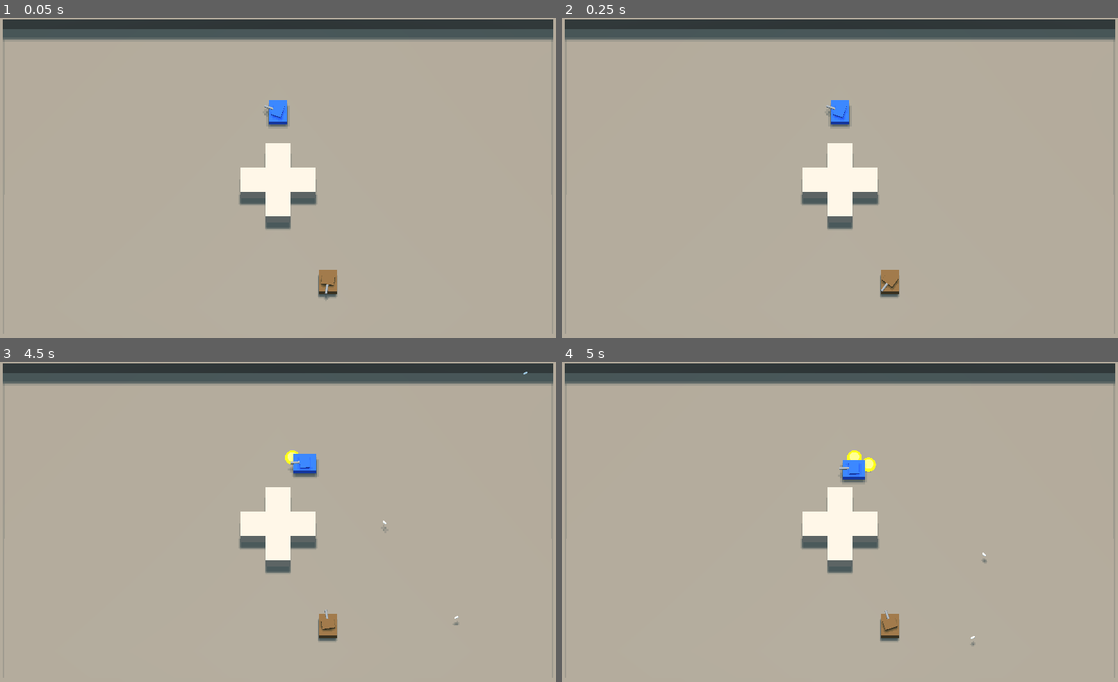
Above: before the commit, frames 1-4 (two rows, left to right).
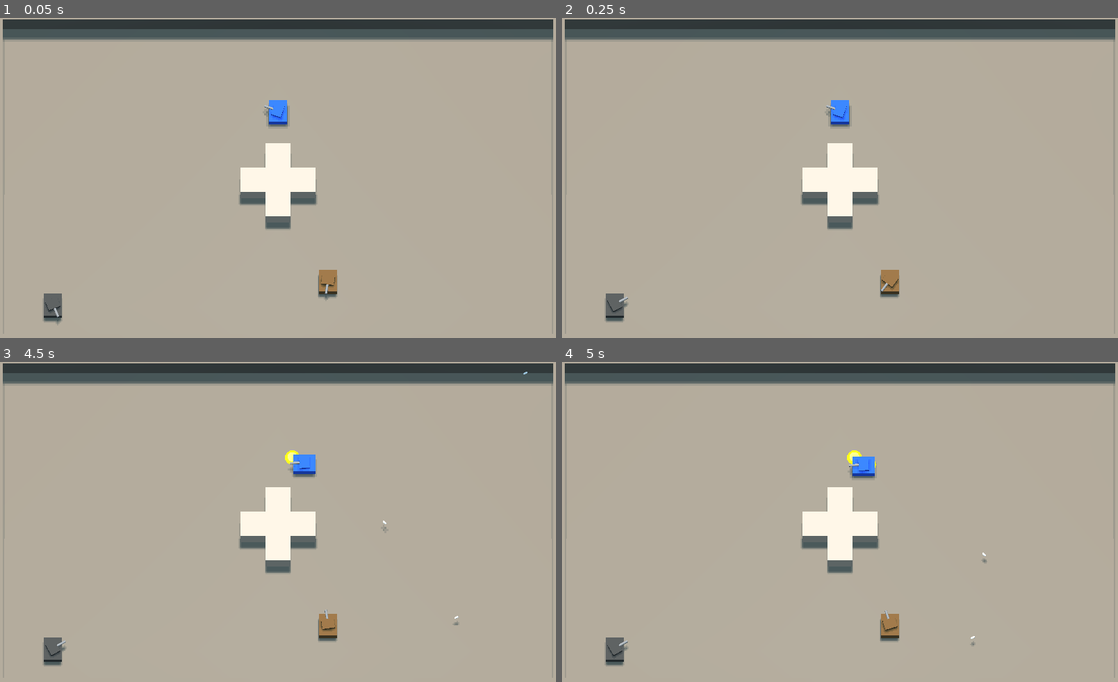
Above: after the commit, the same moments.

Repository: jdrempel/tanks
Game: Godot game, scene res://Main.tscn
Two runs of this game, one before a commit and one after it. Both use one fixed random seed, a clock stepped at 60 frames per second and the inputs below.
Inputs (mouse positions are in pixels of both pictures, inside the frame that each line leads up to):
- Up to frame 1 (0.05 s): no input
- Up to frame 2 (0.25 s): no input
- Up to frame 3 (4.5 s): tap Enter at 0.5 s; move the mouse to (400, 509) at 0.52 s; hold D (move_right) 0.53-1.28 s; click (400, 509) at 0.6 s; move the mouse to (166, 541) at 1.27 s; hold S (move_down) 1.28-2.03 s; right-click (166, 541) at 1.35 s; move the mouse to (333, 451) at 2.02 s; hold D (move_right) 2.03-2.78 s; click (333, 451) at 2.1 s; move the mouse to (250, 589) at 2.77 s; hold W (move_up) 2.78-3.53 s; right-click (250, 589) at 2.85 s; move the mouse to (444, 573) at 3.52 s; hold A (move_left) from 3.53 s (still down); click (444, 573) at 3.6 s; move the mouse to (111, 477) at 4.27 s; right-click (111, 477) at 4.35 s
- Up to frame 4 (5 s): keep holding A (move_left)

The runs differ from the first frame. In frame 1, 0.3% of the frame differs, in the area x 7-12%, y 86-96%; in frame 2, 0.3%; in frame 3, 0.4%; in frame 4, 0.7%, in the area x 7-61%, y 29-95%.

Commit message:
Add better search movements

Diff:
--- a/Main.tscn
+++ b/Main.tscn
@@ -6,6 +6,7 @@
 [ext_resource path="res://Main.gd" type="Script" id=4]
 [ext_resource path="res://world/Floor.tscn" type="PackedScene" id=5]
 [ext_resource path="res://world/TopWall.tscn" type="PackedScene" id=6]
+[ext_resource path="res://characters/enemies/EnemyGrey.tscn" type="PackedScene" id=7]
 [ext_resource path="res://characters/enemies/EnemyBrown.tscn" type="PackedScene" id=8]
 
 [sub_resource type="NavigationMesh" id=1]
@@ -70,6 +71,9 @@
 [node name="EnemyBrown" parent="Navigation" instance=ExtResource( 8 )]
 transform = Transform( 1, 0, 1.74846e-07, 0, 1, 0, -1.74846e-07, 0, 1, 2, 0.700021, 4 )
 
+[node name="EnemyGrey" parent="Navigation" instance=ExtResource( 7 )]
+transform = Transform( 1, 0, 1.74846e-07, 0, 1, 0, -1.74846e-07, 0, 1, -9, 0.700003, 5 )
+
 [node name="CameraRoot" type="Spatial" parent="."]
 transform = Transform( 1, 0, 0, 0, 1, 0, 0, 0, 1, 0, 0, 5 )
 
--- a/characters/enemies/Enemy.gd
+++ b/characters/enemies/Enemy.gd
@@ -32,6 +32,7 @@
 onready var nav = find_parent("Navigation")
 var ai_path = []
 var ai_path_node = 0
+var ai_world_destination: Vector3
 
 var ai_max_courage := 1.0
 export var ai_courage_regen_rate := 0.1  # per second
@@ -52,6 +53,9 @@
 		$WeaponController.set_active_secondary_cooldown(ai_secondary_cooldown_override)
 
 	enter_searching()
+	get_new_world_destination()
+	print(ai_world_destination)
+	start_move_to(ai_world_destination)
 
 
 func set_target_location(new_target: Vector3):
@@ -124,7 +128,13 @@
 	$AiStateTimer.stop()
 
 
-func get_aim_location():
+func get_random_aim_location():
+	$Body/TurretRoot.set_look_location(
+		Vector3(rand_range(-11, 11), 0, rand_range(-8, 8))
+	)
+
+
+func get_target_aim_location():
 	if not is_instance_valid(ai_target):
 		return
 
@@ -222,6 +232,11 @@
 	)
 
 
+func get_new_world_destination():
+	var rand_point = Vector3(rand_range(-11, 11), 0, rand_range(-8, 8))
+	ai_world_destination = nav.get_closest_point(rand_point)
+
+
 func process_ai_state():
 	match ai_state:
 		AiState.SEARCHING:
@@ -230,7 +245,7 @@
 				leave_searching()
 				enter_engaging()
 		AiState.ENGAGING:
-			get_aim_location()
+			get_target_aim_location()
 			if not keep_target_player():
 				leave_engaging()
 				enter_searching()
@@ -265,10 +280,14 @@
 func _on_AiStateTimer_timeout():
 	match ai_state:
 		AiState.SEARCHING:
-			pass
+			get_random_aim_location()
+			get_new_world_destination()
+			start_move_to(ai_world_destination)
 		AiState.ENGAGING:
 			if is_instance_valid(ai_target):
 				if is_target_in_sight():
+					# TODO they shouldn't stop - instead enter a pattern in which they keep moving and only
+					# change destinations when the player is suddenly no longer in sight lines
 					start_move_to(global_transform.origin)
 					add_aim_jitter()
 					if is_target_acquired():
--- a/characters/enemies/EnemyTeal.tscn
+++ b/characters/enemies/EnemyTeal.tscn
@@ -7,11 +7,14 @@
 [node name="EnemyTeal" instance=ExtResource( 1 )]
 move_speed = 1.0
 
-[node name="Body" parent="." index="1"]
+[node name="Body" parent="." index="3"]
 material/0 = ExtResource( 3 )
+
+[node name="TurretRoot" parent="Body" index="0"]
+look_speed = 1.5
 
 [node name="Turret" parent="Body/TurretRoot" index="0"]
 material/0 = ExtResource( 3 )
 
-[node name="WeaponController" parent="." index="2"]
+[node name="WeaponController" parent="." index="4"]
 weapons = [ ExtResource( 2 ) ]
Not shown: 1 places in Main.tscn that only renumber resources
